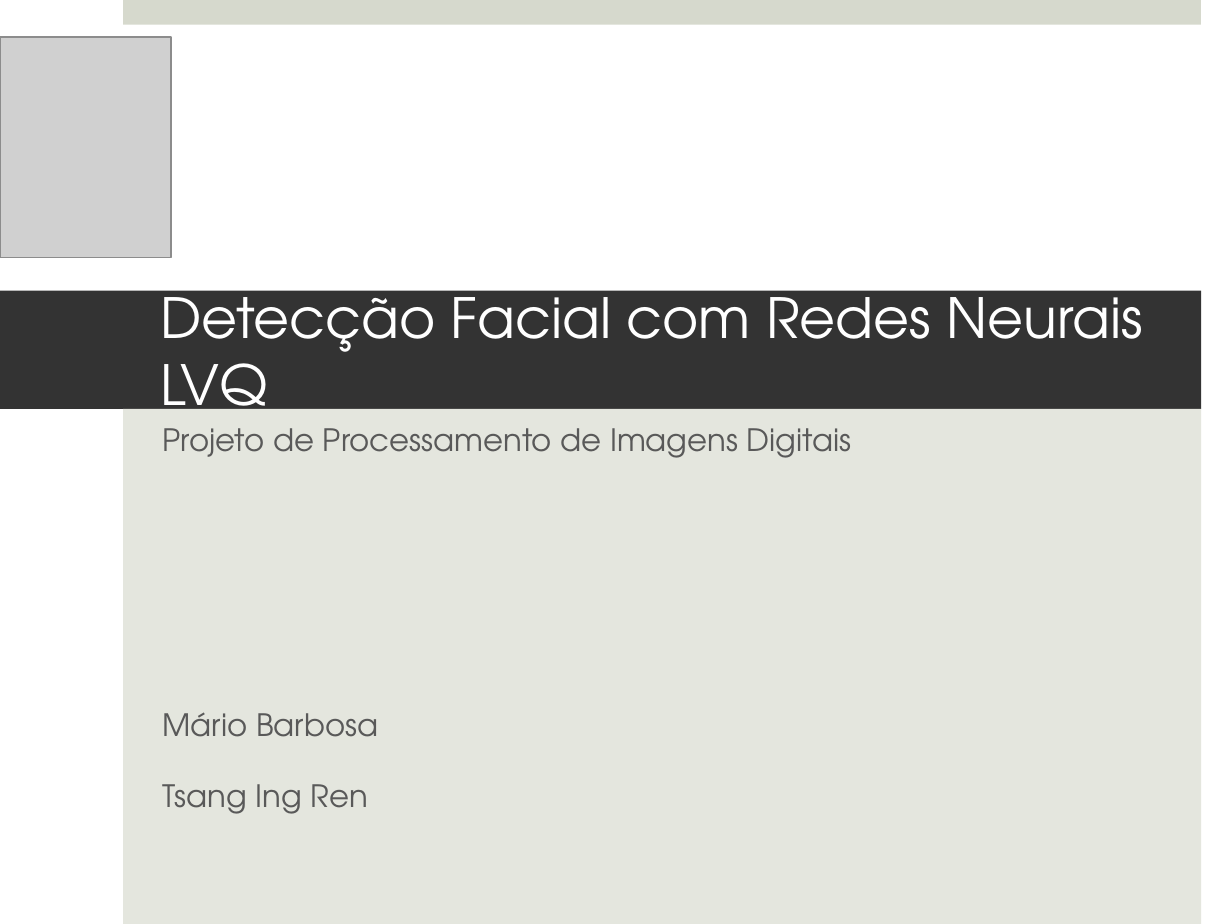
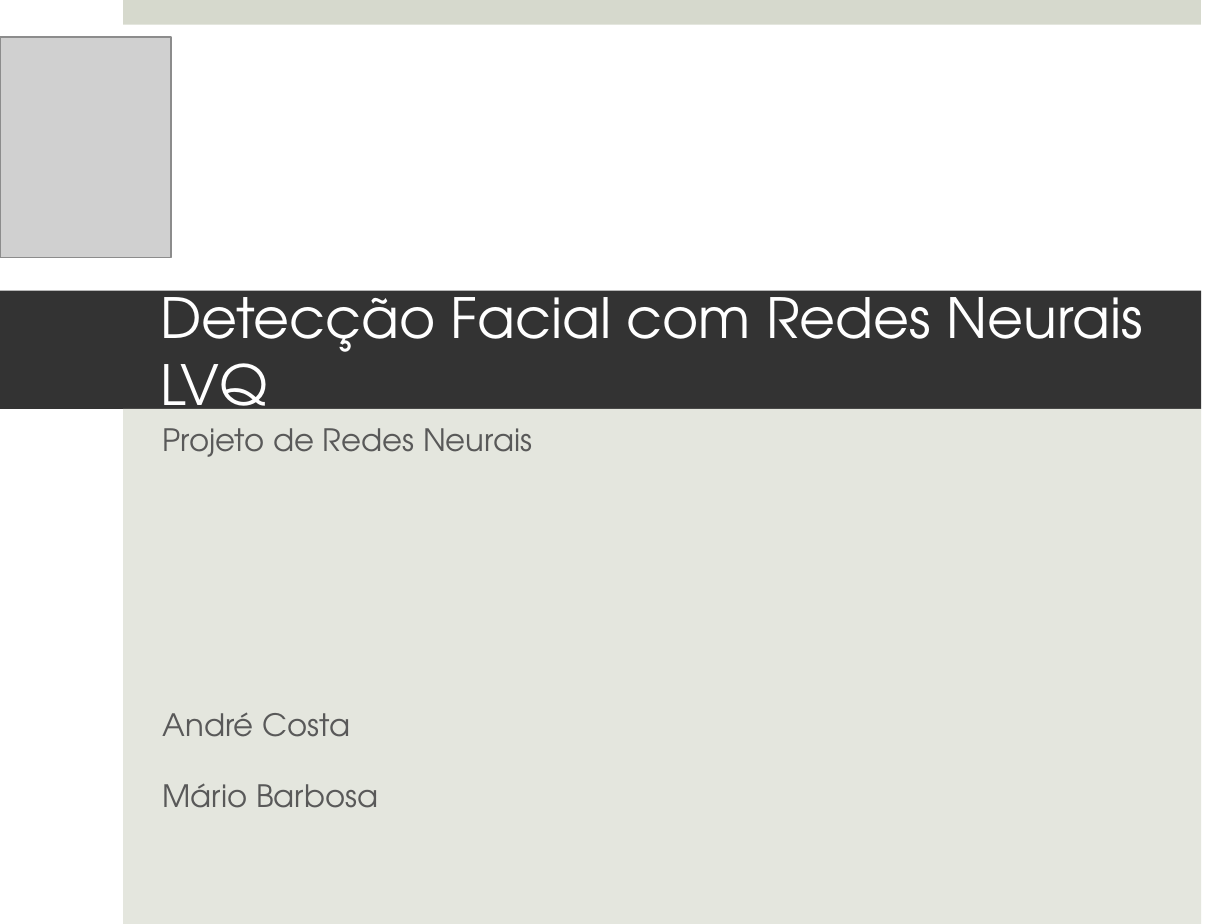
Before and after one commit to MarioBajr/Redes-Neurais, a slide deck: slide 1 of projeto PI.pptx. Drawn at 1232x924 pixels with LibreOffice and Linux fonts; fonts in the diff are those of the drawing; grey boxes stand for pictures. Boxes give left, top, right and bottom in pixels: in the first picture for what was removed or moved away, otherwise in the second. Text is boxed around its words. In the diff, an @@ line names an element or a change of style, - is before the commit and + after.

```diff
--- a/projeto PI.pptx
+++ b/projeto PI.pptx
@@ subtitle at (163,428,532,737): text changed @@
-Projeto de Processamento de Imagens Digitais
+Projeto de Redes Neurais
+André Costa
@@ subtitle at (163,784,368,814): paragraph removed @@
-Tsang Ing Ren
```
Also in this commit, not shown: 2 other slides changed, 11 slides added, 3 other files.
